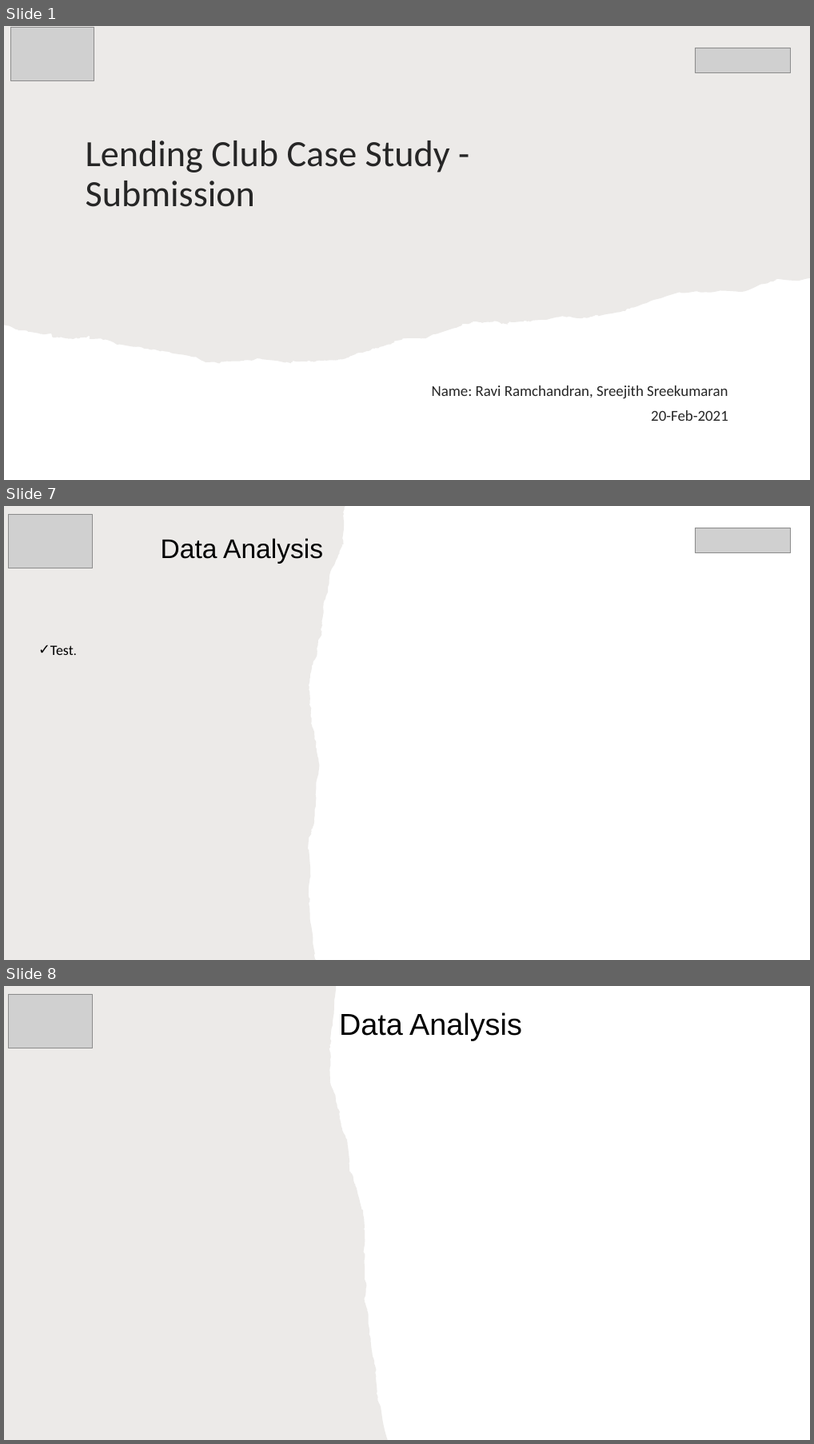
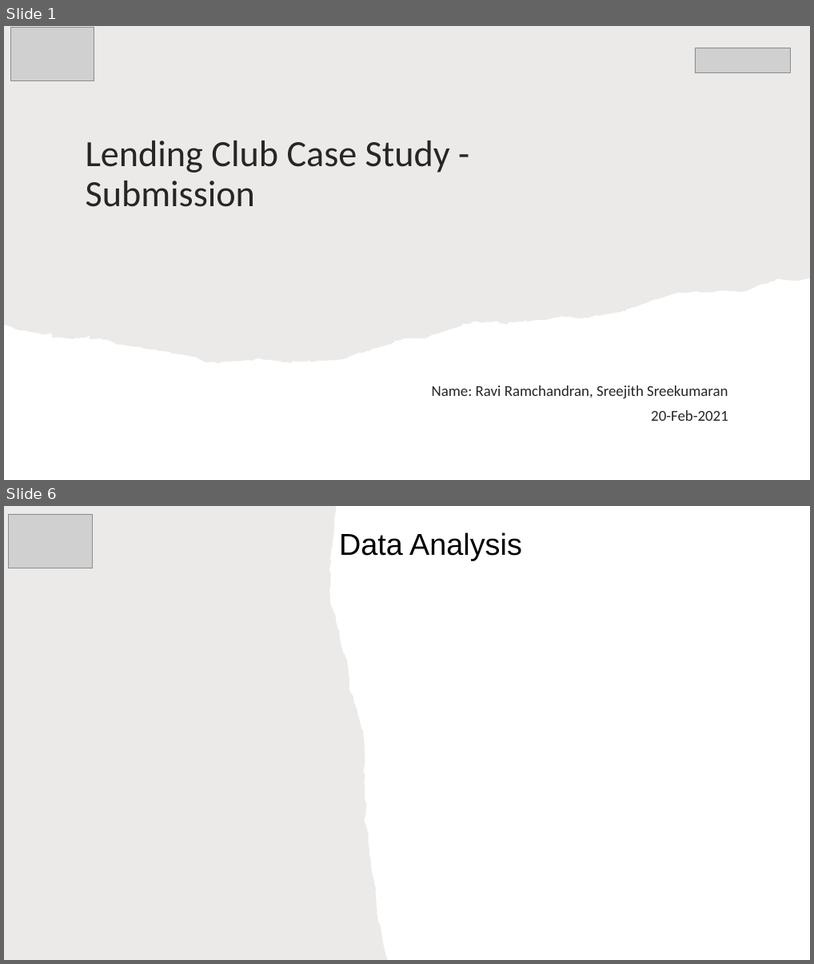
Before and after one commit to rramchan12/Lending-Club-EDA-CaseStudy, a slide deck: LendingClubCaseStudy.pptx. Shown one above the other, each under a label of ours: slides 1, 7 and 8 before the commit, slides 1 and 6 after it; the slides between them are not shown. The pictures are 814x1444 and 814x964 pixels, drawn with LibreOffice and Linux fonts; fonts in the diff are those of the drawing; grey boxes stand for pictures; background and template pictures are left out. Boxes give left, top, right and bottom in pixels: in the first picture for what was removed or moved away, otherwise in the second. Text is boxed around its words. In the diff, an @@ line names an element or a change of style, - is before the commit and + after.

```diff
--- a/LendingClubCaseStudy.pptx
+++ b/LendingClubCaseStudy.pptx
@@ slide 7 removed at bbox=[4, 506, 810, 960], background #FFFFFF @@
@@ freeform shape removed at bbox=[4, 506, 378, 960] @@
@@ picture removed at bbox=[8, 514, 92, 568] @@
@@ picture removed at bbox=[695, 528, 791, 553] @@
@@ title removed at bbox=[161, 538, 323, 564] @@
-Data Analysis
@@ text removed at bbox=[50, 645, 74, 655] @@
-✓ Test.
@@ what was slide 8 is now slide 6 @@
```
Also in this commit, not shown: 1 slide changed, 2 slides added, 3 other slides removed, 1 other file.
